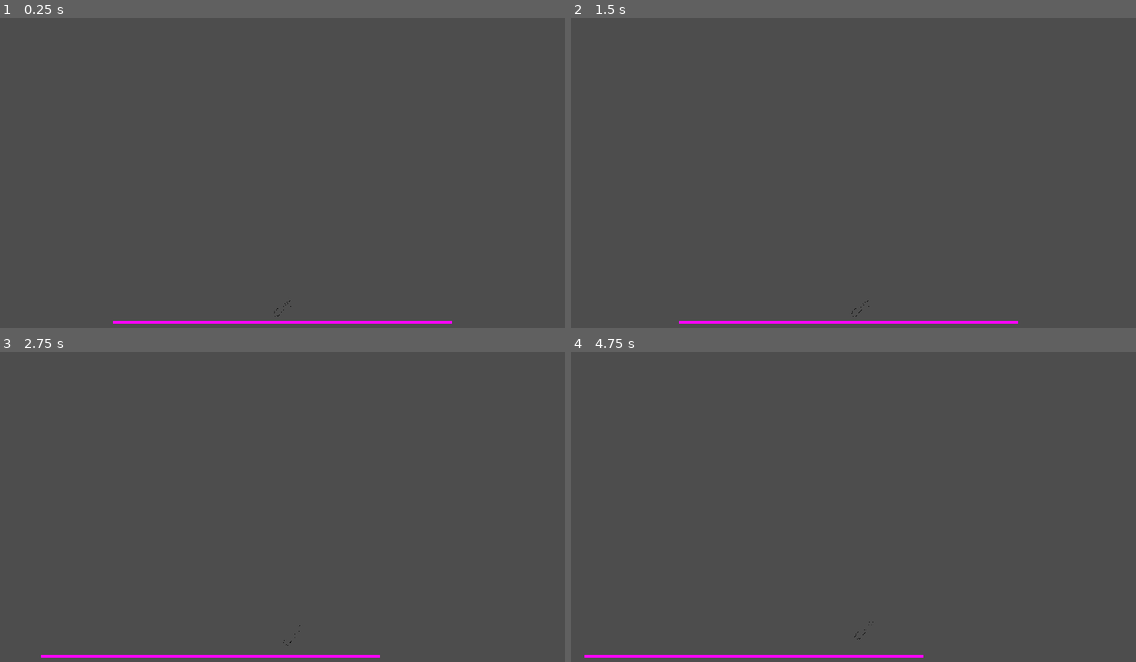
Above: before the commit, frames 1-4 (two rows, left to right).
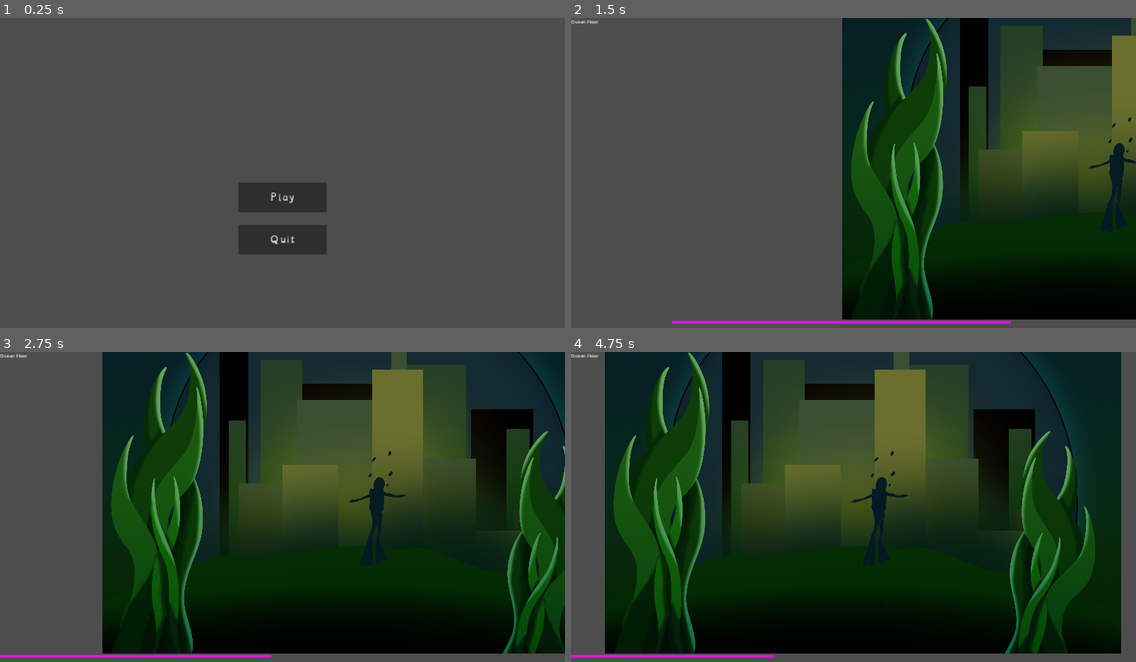
Above: after the commit, the same moments.

Repository: KeyraWebb/Cheezbored
Game: Godot game, scene res://scenes/game.tscn
Two runs of this game, one before a commit and one after it. Both use one fixed random seed, a clock stepped at 60 frames per second and the inputs below. Before the commit the project starts from res://scenes/player_test_scene.tscn.
Inputs (mouse positions are in pixels of both pictures, inside the frame that each line leads up to):
- Up to frame 1 (0.25 s): no input
- Up to frame 2 (1.5 s): click (853, 197) at 0.5 s, where only the run after the commit has a clickable "Play"; tap Enter at 1.25 s; hold Right (move_right) from 1.28 s (still down)
- Up to frame 3 (2.75 s): keep holding Right (move_right); tap Space (jump) at 1.52, 2.27 s
- Up to frame 4 (4.75 s): release Right (move_right) at 2.78 s; hold Left (move_left) 2.78-3.53 s; hold Right (move_right) from 3.53 s (still down); tap Space (jump) at 3.77, 4.52 s

The runs differ from the first frame. In frame 1, 3.4% of the frame differs, in the area x 20-80%, y 53-99%; in frame 2, 51%; in frame 3, 80%; in frame 4, 89%, in the area x 0-98%, y 0-99%.

Commit message:
game can be paused

Diff:
--- a/project.godot
+++ b/project.godot
@@ -11,7 +11,7 @@
 [application]
 
 config/name="Cheezboard"
-run/main_scene="res://scenes/player_test_scene.tscn"
+run/main_scene="res://scenes/game.tscn"
 config/features=PackedStringArray("4.3", "Forward Plus")
 config/icon="res://icon.svg"
 
@@ -19,7 +19,6 @@
 
 window/size/viewport_width=1920
 window/size/viewport_height=1080
-window/size/mode=3
 window/stretch/mode="canvas_items"
 window/stretch/aspect="expand"
 
@@ -60,3 +59,8 @@
 , Object(InputEventKey,"resource_local_to_scene":false,"resource_name":"","device":-1,"window_id":0,"alt_pressed":false …(183 unchanged characters)…
 ]
 }
+pause={
+"deadzone": 0.5,
+"events": [Object(InputEventKey,"resource_local_to_scene":false,"resource_name":"","device":-1,"window_id":0,"alt_pressed":false,"shift_pressed":false,"ctrl_pressed":false,"meta_pressed":false,"pressed":false,"keycode":0,"physical_keycode":4194305,"key_label":0,"unicode":0,"location":0,"echo":false,"script":null)
+]
+}
--- /dev/null
+++ b/scenes/game.gd
@@ -0,0 +1,40 @@
+extends Node
+
+const UNDERWATER_LEVEL_PRELOAD = preload("res://scenes/zone_loader_test.tscn")
+
+@onready var main_menu: Control = $"main menu"
+
+var underwater_level: Node2D
+var city_level: Node2D
+
+
+var active_level: Node2D:
+	set(value):
+		if not active_level:
+			print("no active level right now")
+		else:
+			remove_child(active_level)
+		active_level = value
+		if active_level:
+			add_child(active_level)
+
+
+func _ready() -> void:
+	# open level scenes but make them inactive
+	underwater_level = UNDERWATER_LEVEL_PRELOAD.instantiate()
+
+
+func _on_menu_play_pressed() -> void:
+	print("pressed play!")
+	if not active_level:
+		active_level = underwater_level
+	else:
+		add_child(active_level)
+	remove_child(main_menu)
+
+
+func _input(event: InputEvent) -> void:
+	if event.is_action_pressed("pause"):
+		print("paused")
+		add_child(main_menu)
+		remove_child(active_level)
--- /dev/null
+++ b/scenes/game.tscn
@@ -0,0 +1,11 @@
+[gd_scene load_steps=3 format=3 uid="uid://du2vkhnifvd7l"]
+
+[ext_resource type="Script" path="res://scenes/game.gd" id="1_7wbg4"]
+[ext_resource type="PackedScene" uid="uid://bhbve28s5tl6q" path="res://scenes/main_menu.tscn" id="2_cql07"]
+
+[node name="Game" type="Node"]
+script = ExtResource("1_7wbg4")
+
+[node name="main menu" parent="." instance=ExtResource("2_cql07")]
+
+[connection signal="on_play_pressed" from="main menu" to="." method="_on_menu_play_pressed"]
--- a/scenes/main_menu.tscn
+++ b/scenes/main_menu.tscn
@@ -1,6 +1,7 @@
-[gd_scene load_steps=3 format=3 uid="uid://bhbve28s5tl6q"]
+[gd_scene load_steps=4 format=3 uid="uid://bhbve28s5tl6q"]
 
 [ext_resource type="Theme" uid="uid://xmw5s6ytlo3k" path="res://assets/fonts/basetext.tres" id="1_2mm8i"]
+[ext_resource type="Script" path="res://scripts/main_menu.gd" id="1_8e512"]
 [ext_resource type="Script" path="res://scripts/quitbutton.gd" id="2_2elgg"]
 
 [node name="main menu" type="Control"]
@@ -10,6 +11,7 @@
 anchor_bottom = 1.0
 grow_horizontal = 2
 grow_vertical = 2
+script = ExtResource("1_8e512")
 
 [node name="play button" type="Button" parent="."]
 layout_mode = 1
@@ -45,3 +47,5 @@
 theme_override_font_sizes/font_size = 30
 text = "Quit"
 script = ExtResource("2_2elgg")
+
+[connection signal="pressed" from="play button" to="." method="_on_play_button_pressed"]
--- /dev/null
+++ b/scripts/main_menu.gd
@@ -0,0 +1,8 @@
+extends Control
+
+signal on_play_pressed
+
+
+func _on_play_button_pressed() -> void:
+	print("pressed play???")
+	on_play_pressed.emit()
